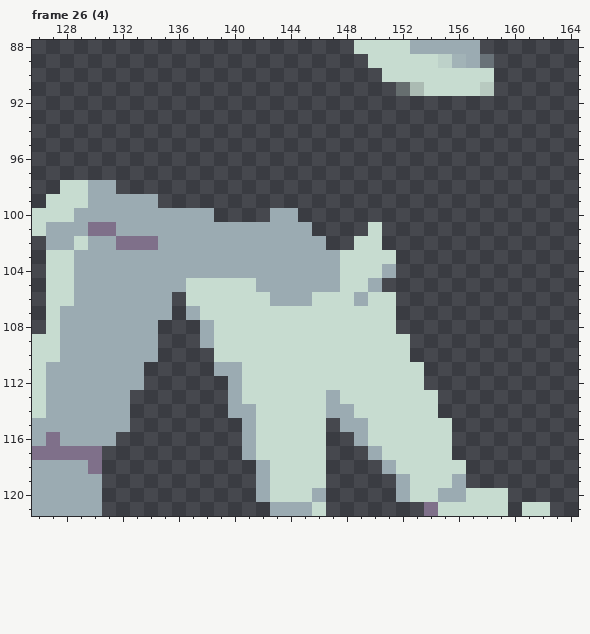
File history of a pixel-art file, resources/kid/unpacked/asesprite/hands/gauntlets_left.aseprite. This is how it looked before the edit.
256x256 pixels, 64 frames. Pixels under 10% opacity are left out. Colours within 5 levels of each other are drawn and written as one. Shown: frame 26 (4): x 126..164, y 88..121. The commit also changed other frames or places, which this record leaves out.
Once edited:
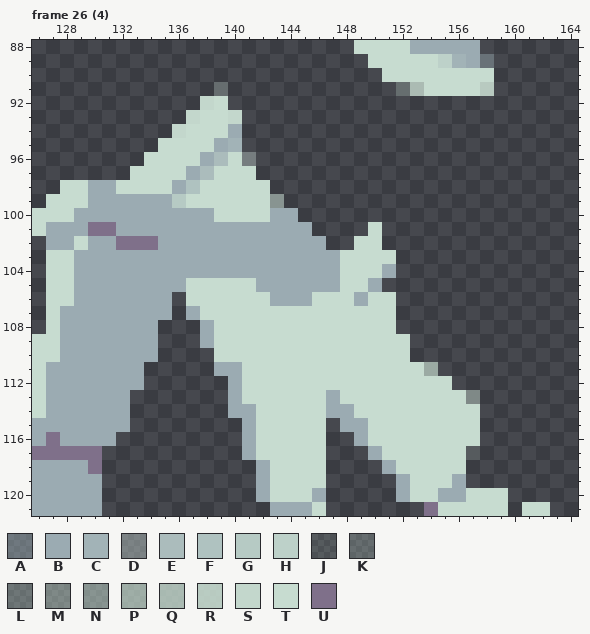
Palette (. is transparent): A #9babb27c  B #9babb2  C #a2b3b7  D #acb7b587  E #abbcbc  F #afc2c0  G #b6cac4  H #bdd1c9  J #c7dcd020  K #c7dcd040  L #c7dcd050  M #c7dcd070  N #c7dcd083  P #c7dcd0af  Q #c7dcd0c7  R #c7dcd0e3  S #c7dcd0f7  T #c7dcd0  U #7f708a
From old to new:
{"change": "layer \"dead\" added"}
{"where": "frame 26 (4), layer \"dead\""}
{"frame":26,"y":91,"x":139,"old":".","new":"K"}
{"frame":26,"y":92,"x":138,"old":"..","new":"ST"}
{"frame":26,"y":93,"x":137,"old":"....","new":"STTS"}
{"frame":26,"y":94,"x":136,"old":".....","new":"STTTB"}
{"frame":26,"y":95,"x":135,"old":"......","new":"TTTTBC"}
{"frame":26,"y":96,"x":134,"old":"........","new":"TTTTBETD"}
{"frame":26,"y":97,"x":133,"old":".........","new":"TTTTBETTT"}
{"frame":26,"y":98,"x":132,"old":"...........","new":"TTTTBFTTTTT"}
{"frame":26,"y":99,"x":135,"old":".........","new":"BGTTTTTTN"}
{"frame":26,"y":100,"x":139,"old":"....","new":"TTTT"}
{"frame":26,"y":111,"x":154,"old":".","new":"P"}
{"frame":26,"y":112,"x":154,"old":"..","new":"TT"}
{"frame":26,"y":113,"x":155,"old":"...","new":"TTM"}
{"frame":26,"y":114,"x":155,"old":"...","new":"TTT"}
{"frame":26,"y":115,"x":156,"old":"..","new":"TT"}
{"frame":26,"y":116,"x":156,"old":"..","new":"TT"}
{"frame":26,"y":117,"x":156,"old":"..","new":"TJ"}
{"label":"added","picture_box":[116,82,284,222]}
{"label":"added","picture_box":[424,362,480,460]}
